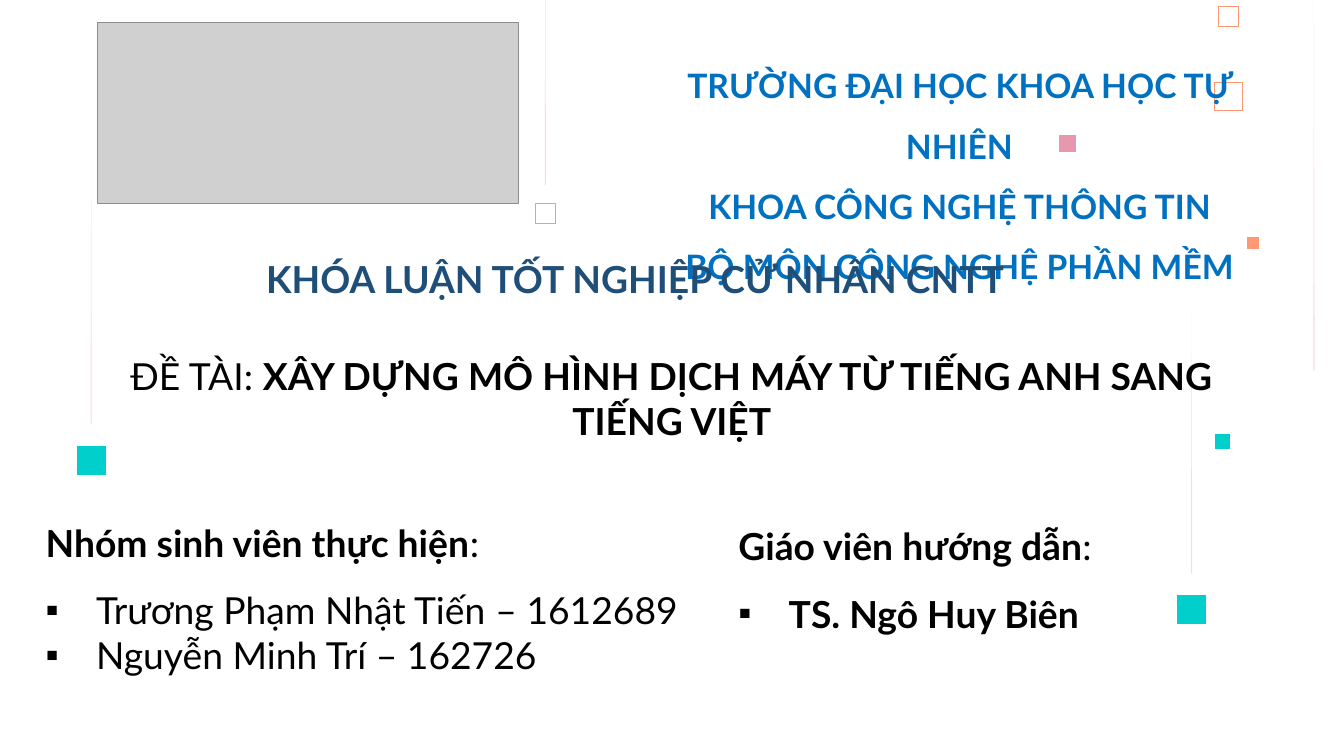
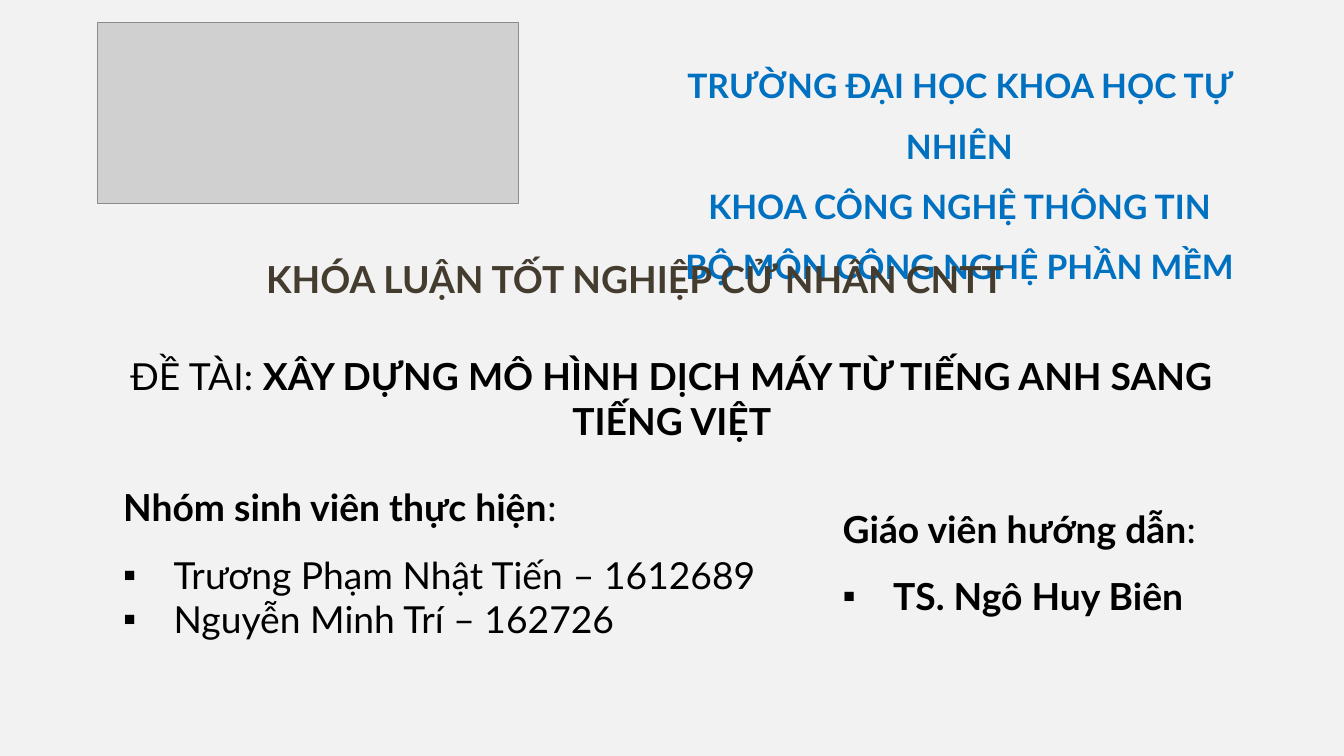
Before and after one commit to nmtri1912/kltn, a slide deck: slide 1 of Tài liệu/Presentation.pptx. Drawn at 1344x756 pixels with LibreOffice and Linux fonts; fonts in the diff are those of the drawing; grey boxes stand for pictures. Boxes give left, top, right and bottom in pixels: in the first picture for what was removed or moved away, otherwise in the second. Text is boxed around its words. In the diff, an @@ line names an element or a change of style, - is before the commit and + after.

```diff
--- a/Tài liệu/Presentation.pptx
+++ b/Tài liệu/Presentation.pptx
@@ background #FFFFFF to #F2F2F2 @@
@@ freeform shape removed at [544,0,545,185] @@
@@ freeform shape removed at [1219,6,1238,25] @@
@@ freeform shape removed at [1215,82,1243,110] @@
@@ freeform shape removed at [1059,135,1077,153] @@
@@ freeform shape removed at [535,204,555,223] @@
@@ freeform shape removed at [1247,237,1259,249] @@
@@ text "KHÓA LUẬN TỐT NGHIỆP CỬ ..." at [266,260,1004,300]: text colour #1F4E79 to #443C2E @@
@@ freeform shape removed at [1192,311,1193,575] @@
@@ freeform shape removed at [77,446,106,475] @@
@@ freeform shape removed at [1215,435,1230,450] @@
@@ text "Nhóm sinh viên thực hiện:": place and size @@
-text "Nhóm sinh viên thực hiện:" at [46,529,678,676]
+text "Nhóm sinh viên thực hiện:" at [123,493,755,640]
@@ text "Giáo viên hướng dẫn:": place and size @@
-text "Giáo viên hướng dẫn:" at [738,528,1092,635]
+text "Giáo viên hướng dẫn:" at [843,511,1196,617]
@@ freeform shape removed at [1178,596,1207,625] @@
```
Also in this commit, not shown: 15 other slides changed, 2 slides added, 2 slides removed, 2 other files.
